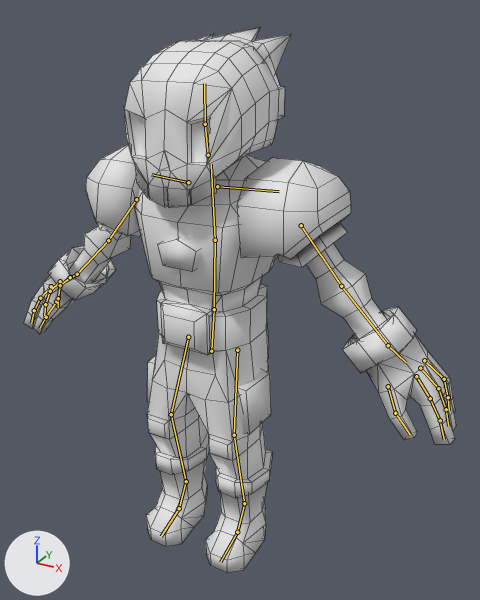
What one commit did to the Blender file BlenderWorkshop/Vochap/vochap.blend.
Rendered twice from a 50 mm lens placed at (6.81, -10.79, 11.77), pointed at (0.43, 0.81, 5.97). The lights are fixed; the arrows at lower left show +X, +Y and +Z. The bones that bend it are drawn over the model as lines. Mesh edges are drawn as thin lines.

In view in the first picture: 'vochapDT'.
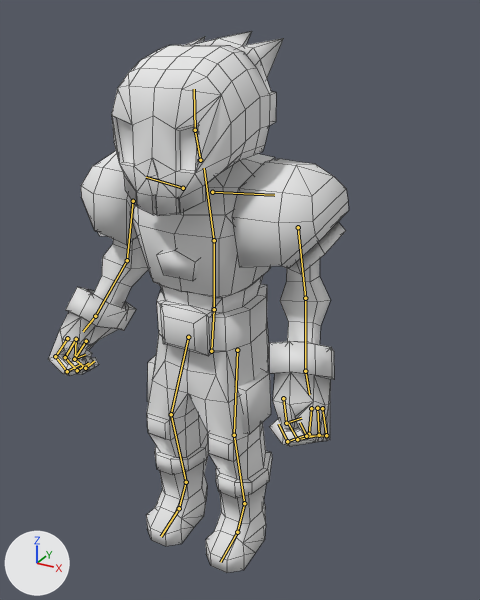
The newer file adds an action. The first version stands in its rest pose; the second is drawn at frame 0 of the action 'vochapMRAction'.

Boxes [x1, y1, x2, y2] around the edits, measured in the pictures (480 x 600 px):
'vochapDT', posed (30% narrower)
    before: [24, 27, 456, 573]
    after: [48, 31, 349, 573]
bone 'spine', root to tip
    before: (214, 309) to (215, 240)
    after: (214, 309) to (214, 240)
bone 'chest', root to tip
    before: (215, 240) to (211, 164)
    after: (214, 240) to (204, 168)
bone 'upper_arm.L', root to tip
    before: (301, 225) to (341, 286)
    after: (298, 227) to (305, 298)
bone 'forearm.L', root to tip
    before: (341, 286) to (388, 345)
    after: (305, 298) to (305, 371)
bone 'f_index.01.L', root to tip
    before: (430, 398) to (440, 420)
    after: (309, 434) to (287, 441)
bone 'thumb.01.L', root to tip
    before: (388, 386) to (395, 413)
    after: (283, 398) to (286, 423)
bone 'f_middle.01.L', root to tip
    before: (438, 388) to (446, 409)
    after: (319, 435) to (297, 439)
bone 'f_ring.01.L', root to tip
    before: (444, 379) to (448, 397)
    after: (326, 435) to (306, 436)
bone 'upper_arm.R', root to tip
    before: (136, 199) to (108, 240)
    after: (133, 201) to (127, 260)
bone 'forearm.R', root to tip
    before: (108, 240) to (77, 274)
    after: (127, 260) to (95, 316)
bone 'f_index.01.R', root to tip
    before: (40, 298) to (34, 310)
    after: (55, 356) to (67, 371)
bone 'thumb.01.R', root to tip
    before: (56, 301) to (46, 317)
    after: (76, 339) to (75, 358)
bone 'f_middle.01.R', root to tip
    before: (50, 291) to (45, 304)
    after: (65, 357) to (77, 370)
bone 'f_ring.01.R', root to tip
    before: (60, 285) to (58, 298)
    after: (74, 359) to (85, 368)

Patch to the scene script:
```diff
--- a/BlenderWorkshop/Vochap/vochap.blend.py
+++ b/BlenderWorkshop/Vochap/vochap.blend.py
@@ bone_spine @@
 bone_spine = bpy.data.objects['vochapMR'].pose.bones['spine']  # child of 'hips'
 bone_spine.rotation_mode = 'ZYX'
-bone_spine.rotation_euler = (0.0, 0.0, 0.0)  # degrees (0, 0, 0)
+bone_spine.rotation_euler = (0.0175, 0.0, 0.0)  # degrees (1, 0, 0)
@@ bone_chest @@
 bone_chest = bpy.data.objects['vochapMR'].pose.bones['chest']  # child of 'spine'
 bone_chest.rotation_mode = 'ZYX'
-bone_chest.rotation_euler = (0.0, 0.0, 0.0)  # degrees (0, 0, 0)
+bone_chest.rotation_euler = (0.122, 0.0, 0.0)  # degrees (7, 0, 0)
@@ bone_upper_arm_l @@
 bone_upper_arm_l = bpy.data.objects['vochapMR'].pose.bones['upper_arm.L']  # child of 'shoulder.L'
 bone_upper_arm_l.rotation_mode = 'ZYX'
-bone_upper_arm_l.rotation_euler = (0.0, 0.0, 0.0)  # degrees (0, 0, 0)
+bone_upper_arm_l.rotation_euler = (0.0, 0.0, -0.524)  # degrees (0, 0, -30)
@@ bone_forearm_l @@
 bone_forearm_l = bpy.data.objects['vochapMR'].pose.bones['forearm.L']  # child of 'upper_arm.L'
-bone_forearm_l.location = (0.0, 0.0, 0.0)
-bone_forearm_l.rotation_quaternion = (1.0, 0.0, 0.0, 0.0)  # degrees (0, 0, 0)
+bone_forearm_l.location = (0.001, -0.014, 0.079)
+bone_forearm_l.rotation_quaternion = (0.97, 0.233, -0.064, 0.015)  # degrees (27, -8, 0)
@@ bone_f_index_01_l @@
 bone_f_index_01_l = bpy.data.objects['vochapMR'].pose.bones['f_index.01.L']  # child of 'palm.01.L'
-bone_f_index_01_l.rotation_quaternion = (1.0, 0.0, 0.0, 0.0)  # degrees (0, 0, 0)
+bone_f_index_01_l.rotation_quaternion = (0.866, 0.5, 0.0, 0.0)  # degrees (60, 0, 0)
@@ bone_thumb_01_l @@
 bone_thumb_01_l = bpy.data.objects['vochapMR'].pose.bones['thumb.01.L']  # child of 'palm.01.L'
-bone_thumb_01_l.rotation_quaternion = (1.0, 0.0, 0.0, 0.0)  # degrees (0, 0, 0)
+bone_thumb_01_l.rotation_quaternion = (0.906, 0.423, 0.0, 0.0)  # degrees (50, 0, 0)
@@ bone_f_middle_01_l @@
 bone_f_middle_01_l = bpy.data.objects['vochapMR'].pose.bones['f_middle.01.L']  # child of 'palm.02.L'
-bone_f_middle_01_l.rotation_quaternion = (1.0, 0.0, 0.0, 0.0)  # degrees (0, 0, 0)
+bone_f_middle_01_l.rotation_quaternion = (0.866, 0.5, 0.0, 0.0)  # degrees (60, 0, 0)
@@ bone_f_ring_01_l @@
 bone_f_ring_01_l = bpy.data.objects['vochapMR'].pose.bones['f_ring.01.L']  # child of 'palm.03.L'
-bone_f_ring_01_l.rotation_quaternion = (1.0, 0.0, 0.0, 0.0)  # degrees (0, 0, 0)
+bone_f_ring_01_l.rotation_quaternion = (0.866, 0.5, 0.0, 0.0)  # degrees (60, 0, 0)
@@ bone_upper_arm_r @@
 bone_upper_arm_r = bpy.data.objects['vochapMR'].pose.bones['upper_arm.R']  # child of 'shoulder.R'
 bone_upper_arm_r.rotation_mode = 'ZYX'
-bone_upper_arm_r.rotation_euler = (0.0, 0.0, 0.0)  # degrees (0, 0, 0)
+bone_upper_arm_r.rotation_euler = (0.0, 0.0, 0.524)  # degrees (0, 0, 30)
@@ bone_forearm_r @@
 bone_forearm_r = bpy.data.objects['vochapMR'].pose.bones['forearm.R']  # child of 'upper_arm.R'
-bone_forearm_r.location = (0.0, 0.0, 0.0)
-bone_forearm_r.rotation_quaternion = (1.0, 0.0, 0.0, 0.0)  # degrees (0, 0, 0)
+bone_forearm_r.location = (0.001, -0.017, 0.085)
+bone_forearm_r.rotation_quaternion = (0.97, 0.233, 0.064, -0.015)  # degrees (27, 8, 0)
@@ bone_f_index_01_r @@
 bone_f_index_01_r = bpy.data.objects['vochapMR'].pose.bones['f_index.01.R']  # child of 'palm.01.R'
-bone_f_index_01_r.rotation_quaternion = (1.0, 0.0, 0.0, 0.0)  # degrees (0, 0, 0)
+bone_f_index_01_r.rotation_quaternion = (0.866, 0.5, 0.0, 0.0)  # degrees (60, 0, 0)
@@ bone_thumb_01_r @@
 bone_thumb_01_r = bpy.data.objects['vochapMR'].pose.bones['thumb.01.R']  # child of 'palm.01.R'
-bone_thumb_01_r.rotation_quaternion = (1.0, 0.0, 0.0, 0.0)  # degrees (0, 0, 0)
+bone_thumb_01_r.rotation_quaternion = (0.906, 0.423, 0.0, 0.0)  # degrees (50, 0, 0)
@@ bone_f_middle_01_r @@
 bone_f_middle_01_r = bpy.data.objects['vochapMR'].pose.bones['f_middle.01.R']  # child of 'palm.02.R'
-bone_f_middle_01_r.rotation_quaternion = (1.0, 0.0, 0.0, 0.0)  # degrees (0, 0, 0)
+bone_f_middle_01_r.rotation_quaternion = (0.866, 0.5, 0.0, 0.0)  # degrees (60, 0, 0)
@@ bone_f_ring_01_r @@
 bone_f_ring_01_r = bpy.data.objects['vochapMR'].pose.bones['f_ring.01.R']  # child of 'palm.03.R'
-bone_f_ring_01_r.rotation_quaternion = (1.0, 0.0, 0.0, 0.0)  # degrees (0, 0, 0)
+bone_f_ring_01_r.rotation_quaternion = (0.866, 0.5, 0.0, 0.0)  # degrees (60, 0, 0)
```
